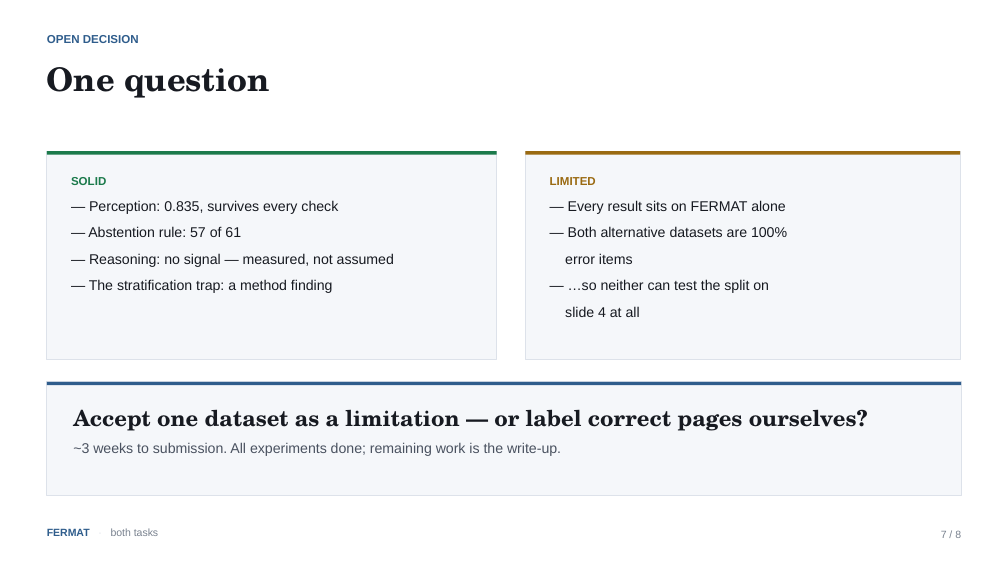
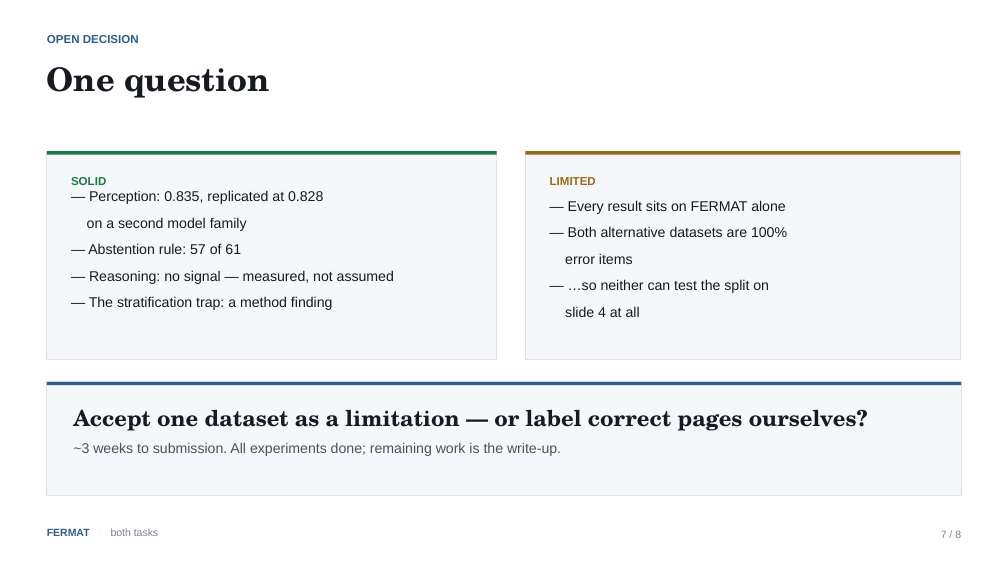
Before and after one commit to sepehrmaleki369/uncertainty-math-vlm, a slide deck: slide 7 of slides/fermat_findings.pptx. Drawn at 1008x567 pixels with LibreOffice and Linux fonts; fonts in the diff are those of the drawing. Boxes give left, top, right and bottom in pixels: in the first picture for what was removed or moved away, otherwise in the second. Text is boxed around its words. In the diff, an @@ line names an element or a change of style, - is before the commit and + after.

```diff
--- a/slides/fermat_findings.pptx
+++ b/slides/fermat_findings.pptx
@@ text at <box>87,190,323,231</box>: text changed @@
-— Perception: 0.835, survives every check
+— Perception: 0.835, replicated at 0.828
+on a second model family
```
Also in this commit, not shown: 1 other slide changed, 8 other files.
